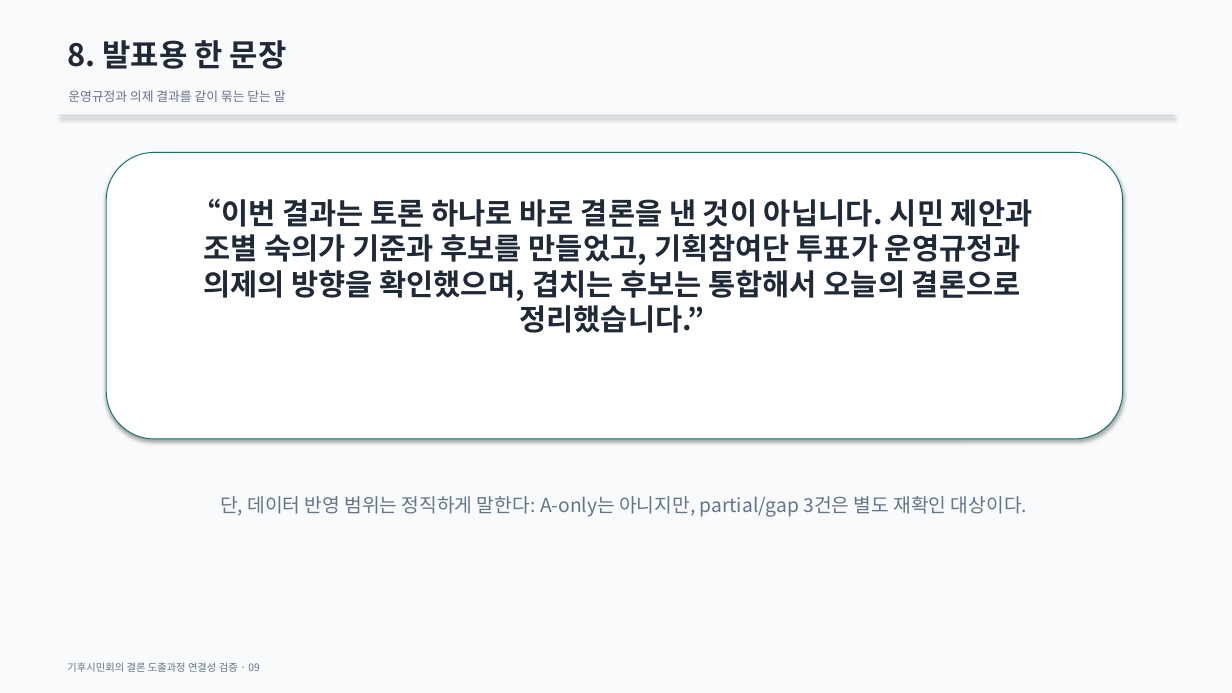
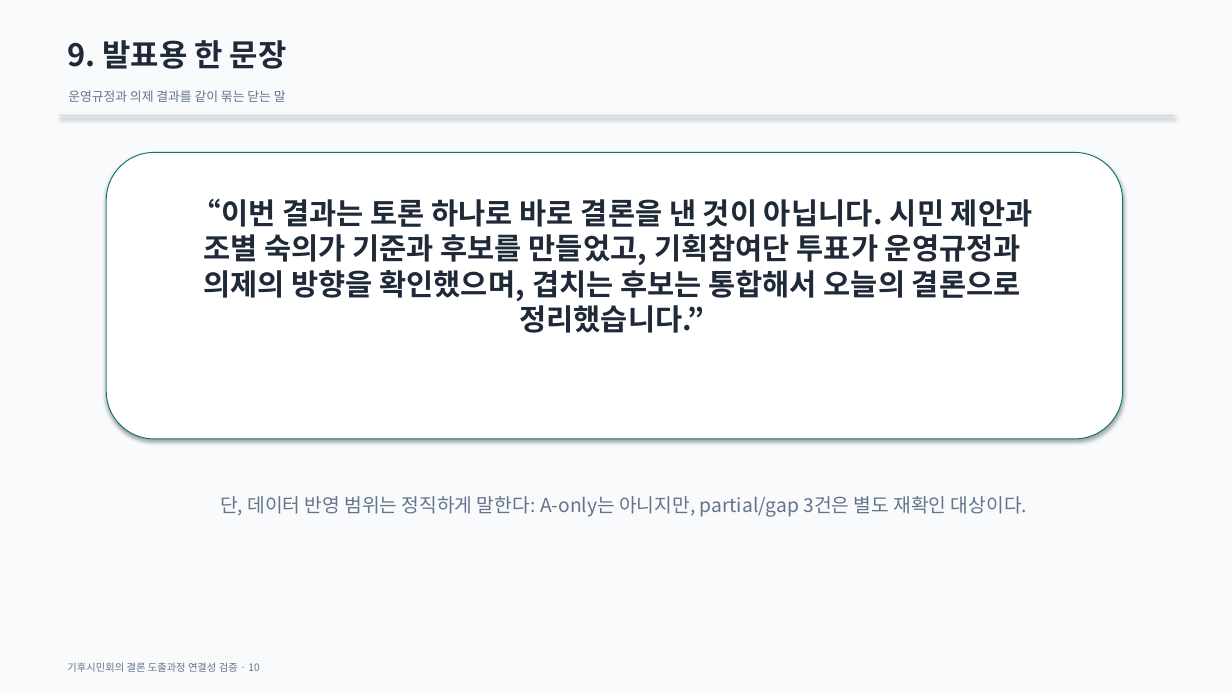
Before and after one commit to seojaehong/climate-assembly-wiki, a slide deck: slide 10 of evaluation/presentation-linkage/20260704_process_to_conclusion_linkage.pptx (slide 9 before the commit). Drawn at 1232x693 pixels with LibreOffice and Linux fonts; fonts in the diff are those of the drawing. Boxes give left, top, right and bottom in pixels: in the first picture for what was removed or moved away, otherwise in the second. Text is boxed around its words. In the diff, an @@ line names an element or a change of style, - is before the commit and + after.

```diff
--- a/evaluation/presentation-linkage/20260704_process_to_conclusion_linkage.pptx
+++ b/evaluation/presentation-linkage/20260704_process_to_conclusion_linkage.pptx
@@ text at [67, 40, 287, 69]: text changed @@
-8. 발표용 한 문장
+9. 발표용 한 문장
@@ text at [67, 662, 259, 672]: text changed @@
-기후시민회의 결론 도출과정 연결성 검증 · 09
+기후시민회의 결론 도출과정 연결성 검증 · 10
```
Also in this commit, not shown: 3 other slides changed, 1 slide added, 17 other files.
